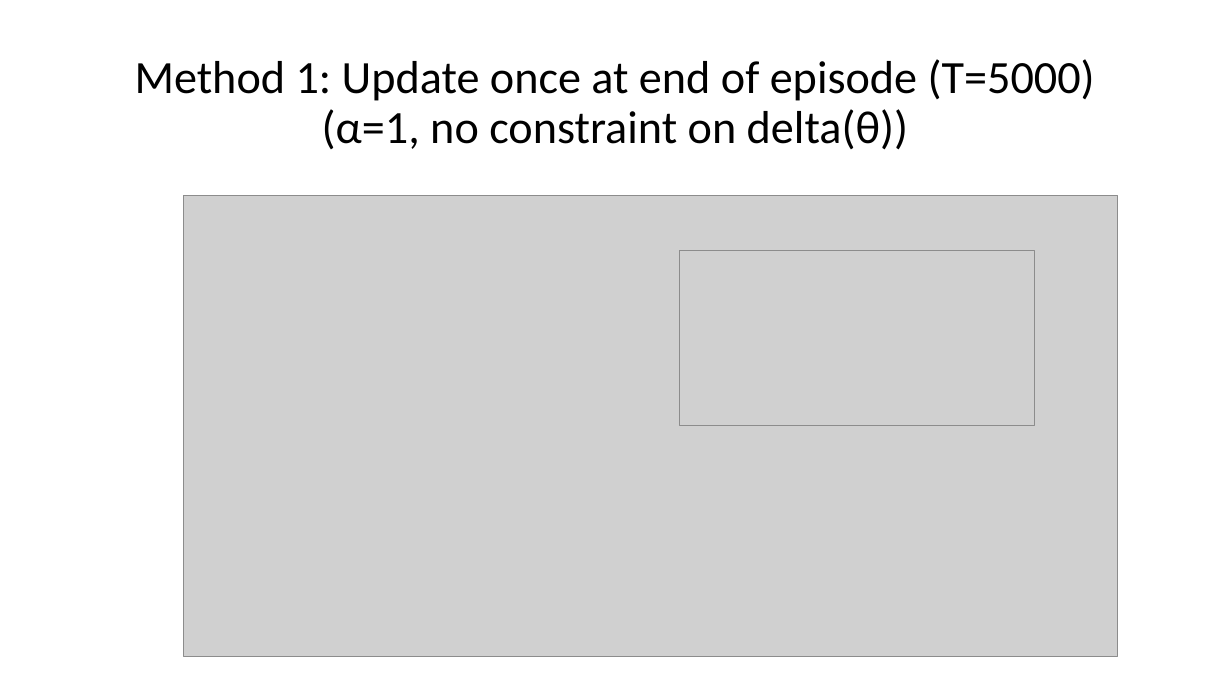
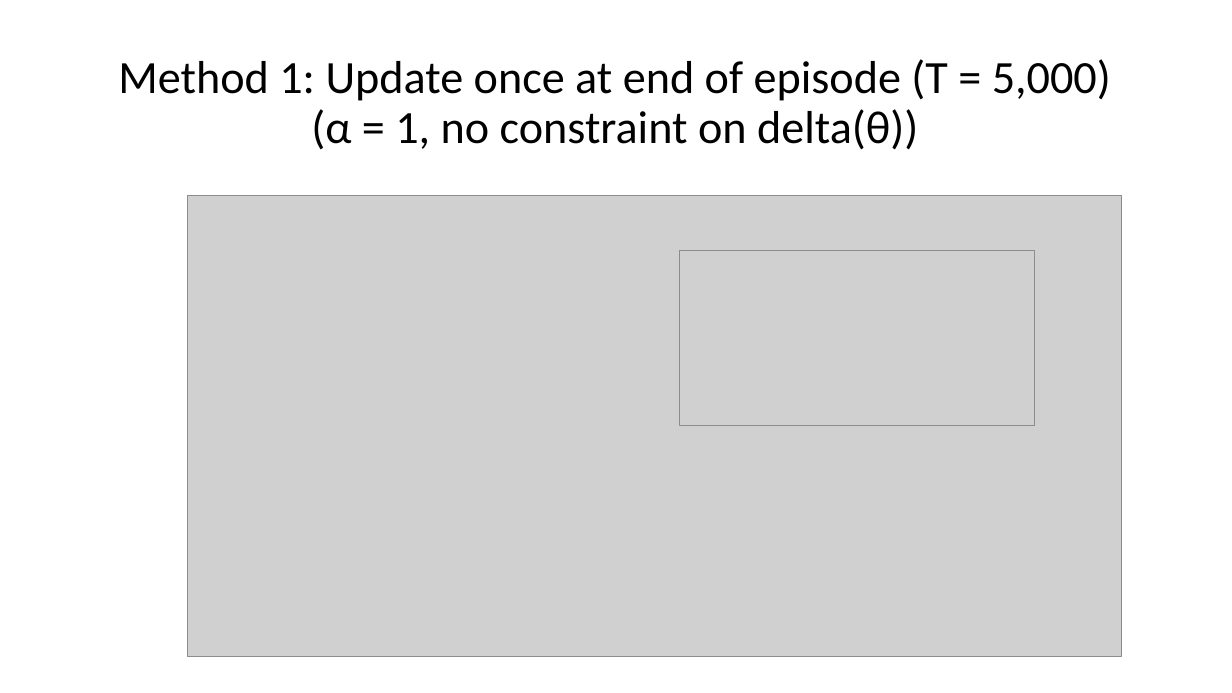
Before and after one commit to mastropi/RL, a slide deck: slide 6 of RL-002-QueueBlocking/results/RL-SingleServer-PolicyGradient-Results-202111Nov16-MonteCarloOnSmallTheta.pptx (slide 8 before the commit). Drawn at 1232x693 pixels with LibreOffice and Linux fonts; fonts in the diff are those of the drawing; grey boxes stand for pictures. Boxes give left, top, right and bottom in pixels: in the first picture for what was removed or moved away, otherwise in the second. Text is boxed around its words. In the diff, an @@ line names an element or a change of style, - is before the commit and + after.

Commit message:
[FV-RL] Updated PPT file with results of Method 3 for G(t) estimation (fixed window) and the results for a small initial theta (= 1.3)

```diff
--- a/RL-002-QueueBlocking/results/RL-SingleServer-PolicyGradient-Results-202111Nov16-MonteCarloOnSmallTheta.pptx
+++ b/RL-002-QueueBlocking/results/RL-SingleServer-PolicyGradient-Results-202111Nov16-MonteCarloOnSmallTheta.pptx
@@ title at box(118, 59, 1111, 150): text changed @@
-Method 1: Update once at end of episode (T=5000)
-(α=1, no constraint on delta(θ))
+Method 1: Update once at end of episode (T = 5,000)
+(α = 1, no constraint on delta(θ))
@@ picture: place and size @@
-picture at box(184, 196, 1118, 657)
+picture at box(188, 196, 1122, 657)
```
Also in this commit, not shown: 3 other slides changed, 7 slides added, 1 slide removed.
